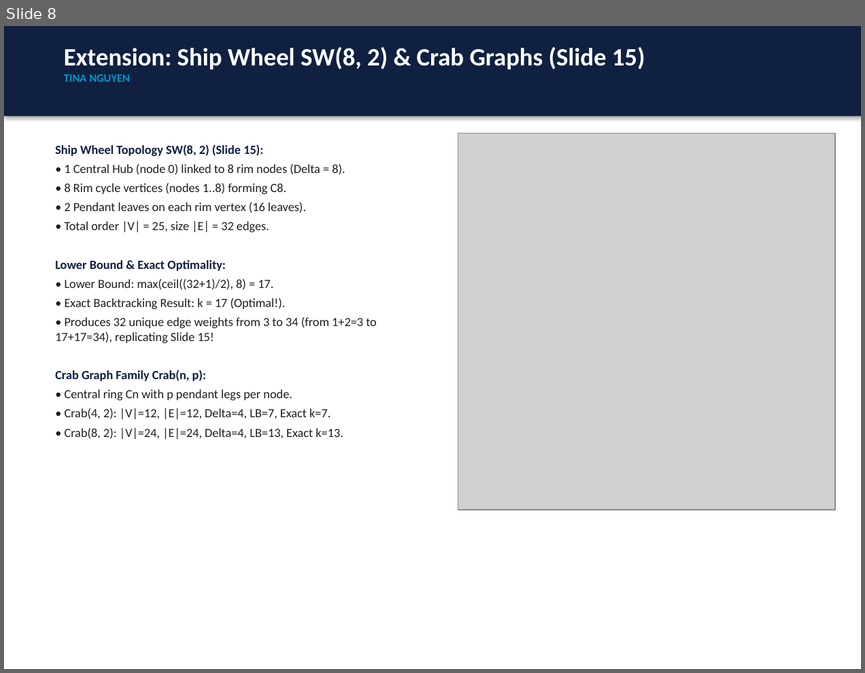
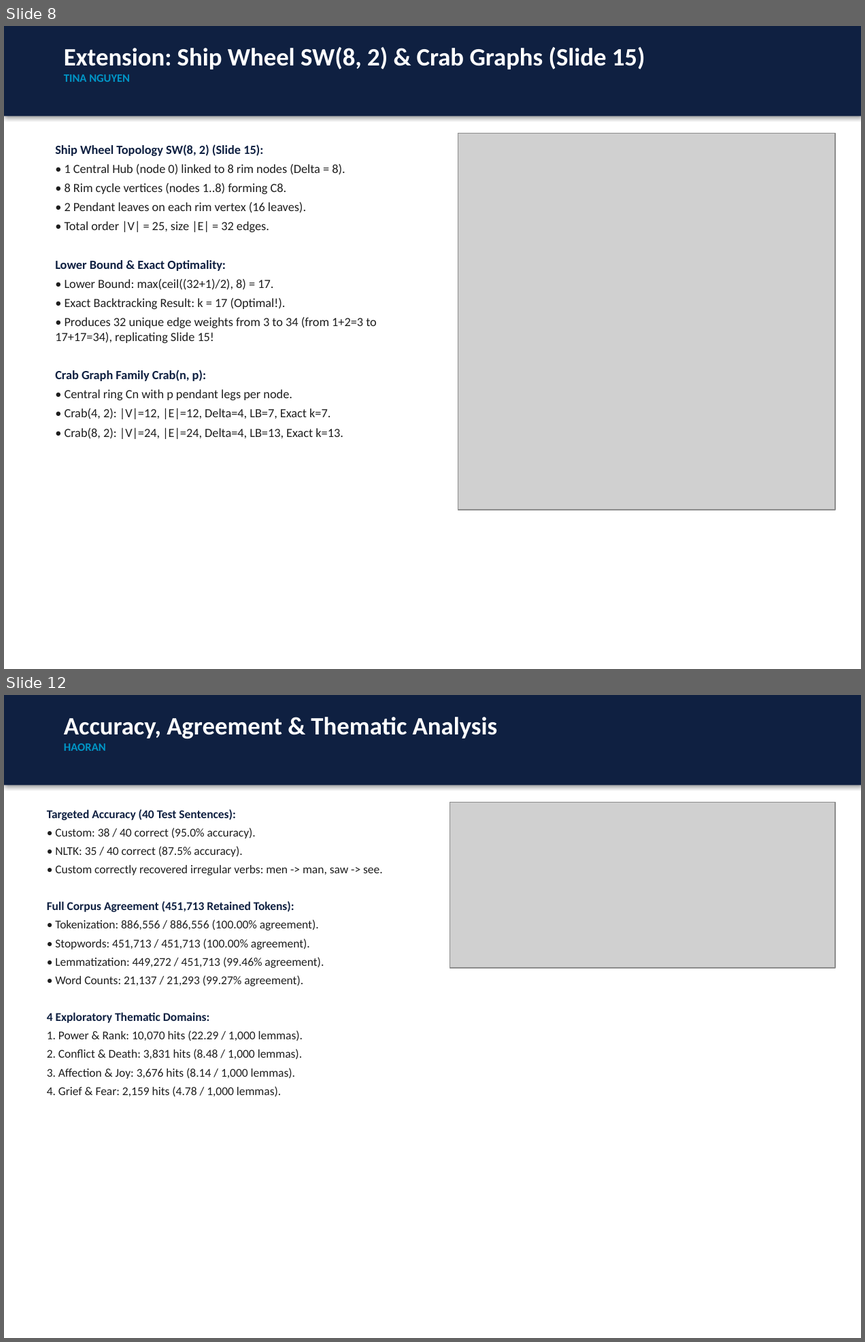
Before and after one commit to tinana2k/CS-5592---Dsng-and-Anal-Algorithms, a slide deck: Assignment 2/presentation/Assignment2_Presentation_Tina_and_Haoran.pptx. Shown one above the other, each under a label of ours: slide 8 before the commit, slides 8 and 12 after it; the slides between them are not shown. The pictures are 865x673 and 865x1342 pixels, drawn with LibreOffice and Linux fonts; fonts in the diff are those of the drawing; grey boxes stand for pictures. Boxes give left, top, right and bottom in pixels: in the first picture for what was removed or moved away, otherwise in the second. Text is boxed around its words. In the diff, an @@ line names an element or a change of style, - is before the commit and + after.

```diff
--- a/Assignment 2/presentation/Assignment2_Presentation_Tina_and_Haoran.pptx
+++ b/Assignment 2/presentation/Assignment2_Presentation_Tina_and_Haoran.pptx
@@ slide 12 added at bbox=[4, 695, 861, 1338], background #FFFFFF @@
@@ rectangle added at bbox=[4, 695, 861, 785], fill #0F2041 @@
@@ text added at bbox=[64, 717, 498, 751], 21 pt, text #FFFFFF, bold @@
+Accuracy, Agreement & Thematic Analysis
+HAORAN
@@ text added at bbox=[47, 809, 383, 1096], 10 pt, text #1E1E1E @@
+Targeted Accuracy (40 Test Sentences):
+• Custom: 38 / 40 correct (95.0% accuracy).
+• NLTK: 35 / 40 correct (87.5% accuracy).
+• Custom correctly recovered irregular verbs: men -> man, saw -> see.
+Full Corpus Agreement (451,713 Retained Tokens):
+• Tokenization: 886,556 / 886,556 (100.00% agreement).
+• Stopwords: 451,713 / 451,713 (100.00% agreement).
+• Lemmatization: 449,272 / 451,713 (99.46% agreement).
+• Word Counts: 21,137 / 21,293 (99.27% agreement).
+4 Exploratory Thematic Domains:
+1. Power & Rank: 10,070 hits (22.29 / 1,000 lemmas).
+2. Conflict & Death: 3,831 hits (8.48 / 1,000 lemmas).
+3. Affection & Joy: 3,676 hits (8.14 / 1,000 lemmas).
+4. Grief & Fear: 2,159 hits (4.78 / 1,000 lemmas).
@@ picture added at bbox=[449, 802, 835, 968] @@
```
Also in this commit, not shown: 6 slides changed, 1 other slide added, 2 slides removed, 17 other files.
